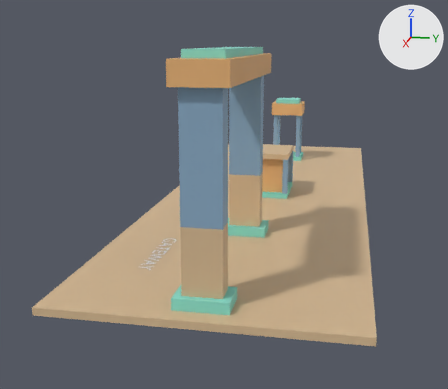
The Blender file assets/showcase_assets.blend, before and after one commit.
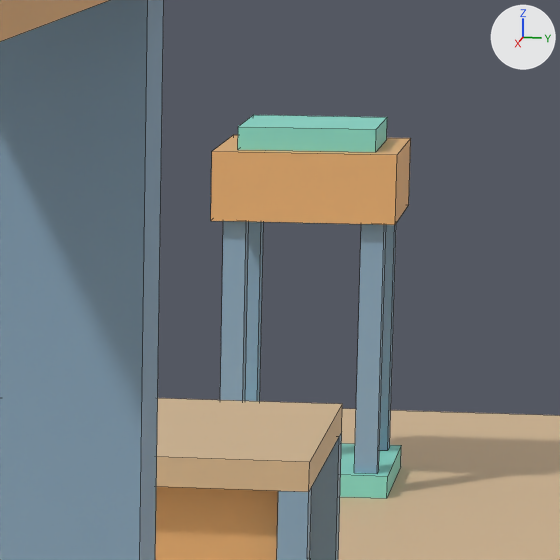
Old and new are each drawn whole from a 50 mm camera at (25.59, 3.19, 6.15) aimed at (1.52, -1.63, 0.13) and again close up on the part from 53% to 74% of the width and 20% to 44% of the height. Every picture has the same lights, and +X, +Y and +Z are marked at upper right. The first two pictures are the older version. The close-ups show mesh edges as thin lines.

Script lines for the objects in view, before the commit:
```python
me_cube_003 = bpy.data.meshes.new('Cube.003')
me_cube_003.from_pydata(...)  # a box spanning x -0.1..0.1, y -0.1..0.1, z -1.1..1.1
me_cube_003.materials.append(mat_frame)  # blue #89aac4
me_cube_007 = bpy.data.meshes.new('Cube.007')
me_cube_007.from_pydata(...)  # a box spanning x -0.6..0.6, y -0.6..0.6, z -0.1..0.1
me_cube_007.materials.append(mat_foundation)  # cyan #89dfce
me_cube_023 = bpy.data.meshes.new('Cube.023')
me_cube_023.from_pydata(...)  # a box spanning x -12.5..12.5, y -4.0..4.0, z -0.1..0.1
me_cube_023.materials.append(mat_concrete)  # beige #d7ba93
ob_frame_post__0_7_0_5 = bpy.data.objects.new('Frame post -0.7 0.5', me_cube_003)
ob_frame_post__0_7_0_5.location = (-8.6, 0.6, 1.3)
ob_presentation_floor = bpy.data.objects.new('Presentation floor', me_cube_023)
ob_presentation_floor.location = (0.5, 0.0, -0.1)
ob_signal_cap = bpy.data.objects.new('Signal cap', me_cube_007)
ob_signal_cap.location = (-8.0, 0.0, 3.1)
# also in view: 'Frame corner -1.2 0.7' at (-1.1, 0.8, 0.9); 'Foundation plinth' at (-8.0, 0.0, 0.1); 'Frame corner 1.0 0.7' at (1.1, 0.8, 0.9); 'Concrete lid' at (0.0, 0.0, 1.7); 'Frame -3.5' at (6.0, 0.0, 3.6)
```
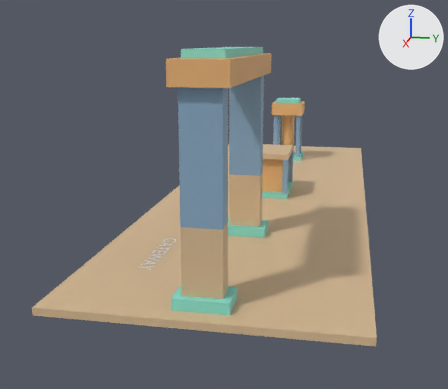
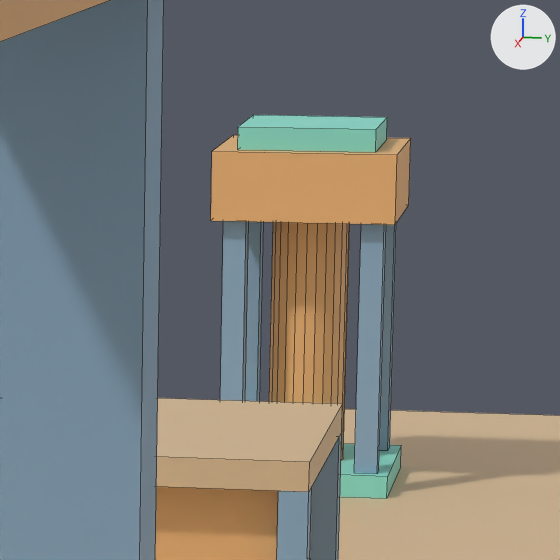
The edits, one by one:
Mesh me_cylinder is new.
It is a 24-sided cylinder along z spanning x -0.34..0.34, y -0.34..0.34, z -1.1..1.1.
It uses material mat_machinery (beige #e8b376).
Object 'Voxelized signal core' (ob_voxelized_signal_core) is new; it shows me_cylinder.
Its location is (-8.0, 0.0, 1.3).

Pixel boxes (x1, y1, x2, y2) of what changed, in the close-ups (560 x 560 px):
'Voxelized signal core', added (beige)
    after: (269, 222, 350, 460)
